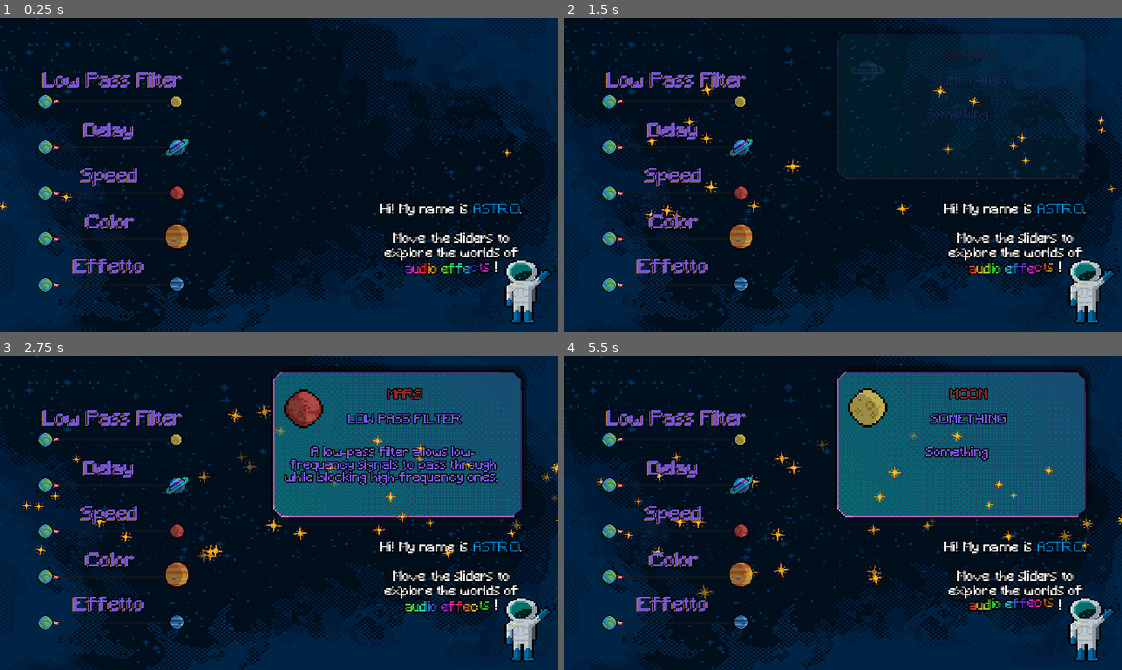
Above: before the commit, frames 1-4 (two rows, left to right).
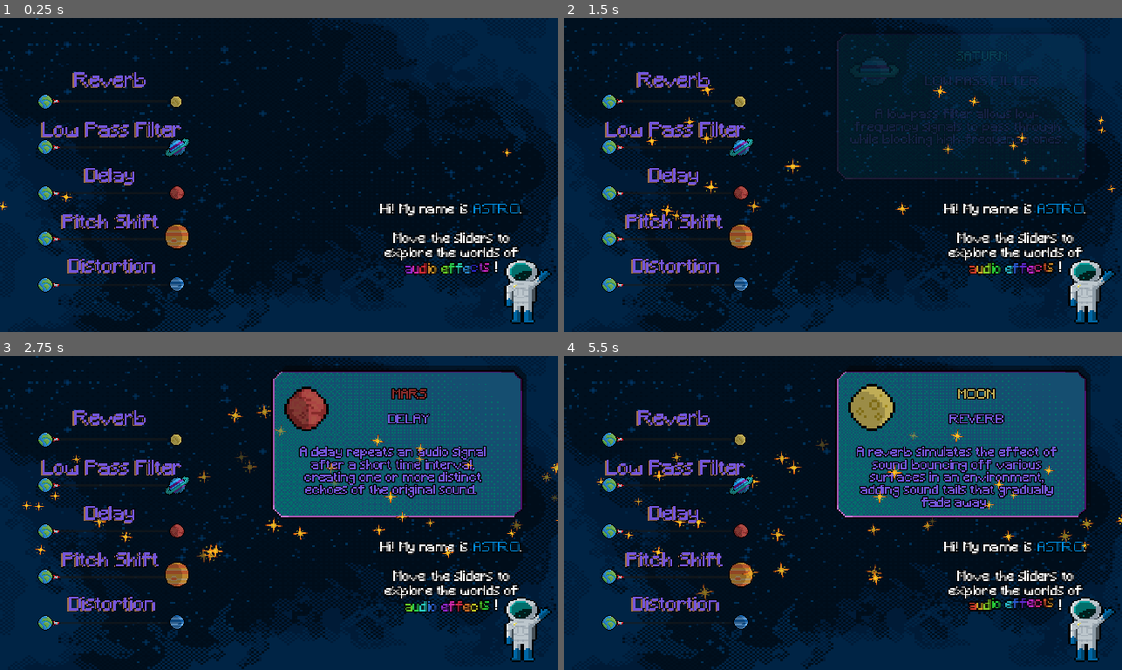
Above: after the commit, the same moments.

Repository: mengo1993/gianluandreeducationalgamejam
Game: Godot game, scene res://game.tscn
The game is run twice, just before and just after one commit, with the same random seed, the same clock (stepped at 60 frames per second) and the same inputs. Sound files missing from this copy of the repository are replaced by a short silence.
Inputs (mouse positions are in pixels of both pictures, inside the frame that each line leads up to):
- Up to frame 1 (0.25 s): no input
- Up to frame 2 (1.5 s): click (675, 77) at 0.5 s; click (675, 131) at 1.25 s
- Up to frame 3 (2.75 s): click (111, 516) at 2 s
- Up to frame 4 (5.5 s): click (675, 415) at 2.75 s; click (675, 469) at 3.5 s; click (675, 516) at 4.25 s; click (675, 415) at 5 s

The runs differ from the first frame. In frame 1, 3.0% of the frame differs, in the area x 7-33%, y 17-82%; in frame 2, 3.3%; in frame 3, 7.5%; in frame 4, 8.1%, in the area x 7-89%, y 8-82%.

Commit message:
pamplets  e nomi sistemati

Diff:
--- a/game.gd
+++ b/game.gd
@@ -266,19 +266,6 @@
 			# Clamp the value to ensure it stays within the valid range for the wet property
 			reverb_effect.wet = clampf(new_wet_value, min_reverb_wet, max_reverb_wet)
 
-func _on_description_1_mouse_entered() -> void:
-	var texture : Texture2D = preload("res://moon.png")
-
-	var plant_text = "[color=#872b2a]MOON"
-	var title_text = "[color=#7456da]SOMETHING"
-
-	# Use the variables
-	var title : String  = plant_text + "\n\n" + title_text
-
-
-	var description : String = "\n[color=#7456da]Something"
-	pamplets.focus(texture, title, description)
-
 func audio_pitchShift_value_changed(value: float) -> void:
 	var master_bus_idx = AudioServer.get_bus_index("Master")
 
@@ -305,60 +292,71 @@
 
 
 
+func _on_description_1_mouse_entered() -> void:
+	var texture : Texture2D = preload("res://moon.png")
+
+	var plant_text = "[color=#c0ad56]MOON"
+	var title_text = "[color=#7456da]REVERB"
+
+	# Use the variables
+	var title : String  = plant_text + "\n\n" + title_text
+
+
+	var description : String = "\n[color=#7456da]A reverb simulates the effect of sound bouncing off various surfaces in an environment, adding sound tails that gradually fade away. "
+	pamplets.focus(texture, title, description)
+
+
 
 func _on_descripiton_2_mouse_entered() -> void:
 	var texture : Texture2D = preload("res://jupiter.png")
 
-	var plant_text = "[color=#872b2a]SATURN"
-	var title_text = "[color=#7456da]SOMETHING"
+	var plant_text = "[color=#1fbdbb]SATURN"
+	var title_text = "[color=#7456da]LOW PASS FILTER"
 
 	# Use the variables
 	var title : String  = plant_text + "\n\n" + title_text
 
 
-	var description : String = "\n[color=#7456da]Something"
-	pamplets.focus(texture, title, description)
-
-
-
+	var description : String = "\n[color=#7456da]A low-pass filter allows low-frequency signals to pass through while blocking high-frequency ones."
+	pamplets.focus(texture, title, description)
 
 func _on_description_3_mouse_entered() -> void:
 	var texture : Texture2D = preload("res://mars.png")
 
 	var plant_text = "[color=#872b2a]MARS"
-	var title_text = "[color=#7456da]LOW PASS FILTER"
+	var title_text = "[color=#7456da]DELAY"
 
 	# Use the variables
 	var title : String = plant_text +"\n\n" + title_text
 
 
-	var description : String = "\n[color=#7456da]A low-pass filter allows low-frequency signals to pass through while blocking high-frequency ones. "
-	pamplets.focus(texture, title, description)
+	var description : String = "\n[color=#7456da]A delay repeats an audio signal after a short time interval, creating one or more distinct echoes of the original sound. "
+	pamplets.focus(texture, title, description)
+
 
 
 func _on_desciption_4_mouse_entered() -> void:
 	var texture : Texture2D = preload("res://saturn.png")
 
-	var plant_text = "[color=#872b2a]JUPITER"
-	var title_text = "[color=#7456da]SOMETHING"
+	var plant_text = "[color=#bc852f]JUPITER"
+	var title_text = "[color=#7456da]PITCH SHIFT"
 
 	# Use the variables
 	var title : String  = plant_text + "\n\n" + title_text
 
 
-	var description : String = "\n[color=#7456da]Something"
-	pamplets.focus(texture, title, description)
-
+	var description : String = "\n[color=#7456da]A pitch shift alters the perceived highness or lowness of a sound without changing its playback speed or duration."
+	pamplets.focus(texture, title, description)
 
 func _on_desciption_5_mouse_entered() -> void:
 	var texture : Texture2D = preload("res://neptune.png")
 
-	var plant_text = "[color=#872b2a]NEPTUNE"
-	var title_text = "[color=#7456da]SOMETHING"
+	var plant_text = "[color=#73b6f5]NEPTUNE"
+	var title_text = "[color=#7456da]DISTORTION"
 
 	# Use the variables
 	var title : String  = plant_text + "\n\n" + title_text
 
 
-	var description : String = "\n[color=#7456da]Something"
-	pamplets.focus(texture, title, description)
+	var description : String = "\n[color=#7456da]A distortion effect intentionally alters the waveform of an audio signal, typically resulting in a rough, harsh, or gritty sound by clipping its peaks."
+	pamplets.focus(texture, title, description)
--- a/game.tscn
+++ b/game.tscn
@@ -108,29 +108,28 @@
 texture_repeat = 1
 custom_minimum_size = Vector2(0, 70)
 layout_mode = 0
-offset_left = -233.24
+offset_left = -128.135
 offset_top = 18.015
-offset_right = 327.76
+offset_right = 432.865
 offset_bottom = 88.015
 theme = ExtResource("6_mfdv2")
 theme_override_font_sizes/normal_font_size = 66
 bbcode_enabled = true
-text = "[color=#9d6e4a]Low Pass Filter"
+text = "[color=#9d6e4a]Reverb"
 
 [node name="RichTextLabel" type="RichTextLabel" parent="Control/Container_V_ Effects/Reverb_Text"]
 texture_filter = 1
 texture_repeat = 1
 custom_minimum_size = Vector2(0, 70)
 layout_mode = 0
-offset_left = -228.228
+offset_left = -123.123
 offset_top = 15.015
-offset_right = 348.772
+offset_right = 453.877
 offset_bottom = 85.015
 theme = ExtResource("6_mfdv2")
 theme_override_font_sizes/normal_font_size = 66
 bbcode_enabled = true
-text = "[color=#7456da]Low Pass Filter
-"
+text = "[color=#7456da]Reverb"
 
 [node name="Description1" type="Button" parent="Control/Container_V_ Effects/Reverb_Text" groups=["pamplets_button"]]
 self_modulate = Color(1, 1, 1, 0)
@@ -156,28 +155,28 @@
 texture_repeat = 1
 custom_minimum_size = Vector2(0, 70)
 layout_mode = 0
-offset_left = -92.099
-offset_top = 33.03
-offset_right = 343.901
-offset_bottom = 103.03
-theme = ExtResource("6_mfdv2")
-theme_override_font_sizes/normal_font_size = 66
-bbcode_enabled = true
-text = "[color=#9d6e4a]Delay"
+offset_left = -236.937
+offset_top = 31.1862
+offset_right = 288.063
+offset_bottom = 101.186
+theme = ExtResource("6_mfdv2")
+theme_override_font_sizes/normal_font_size = 66
+bbcode_enabled = true
+text = "[color=#9d6e4a]Low Pass Filter"
 
 [node name="RichTextLabel" type="RichTextLabel" parent="Control/Container_V_ Effects/Delay_Text"]
 texture_filter = 1
 texture_repeat = 1
 custom_minimum_size = Vector2(0, 70)
 layout_mode = 0
-offset_left = -87.087
-offset_top = 30.1291
-offset_right = 348.913
-offset_bottom = 100.129
-theme = ExtResource("6_mfdv2")
-theme_override_font_sizes/normal_font_size = 66
-bbcode_enabled = true
-text = "[color=#7456da]Delay
+offset_left = -231.937
+offset_top = 28.1862
+offset_right = 291.063
+offset_bottom = 98.1862
+theme = ExtResource("6_mfdv2")
+theme_override_font_sizes/normal_font_size = 66
+bbcode_enabled = true
+text = "[color=#7456da]Low Pass Filter
 "
 
 [node name="Descripiton2" type="Button" parent="Control/Container_V_ Effects/Delay_Text" groups=["pamplets_button"]]
@@ -204,29 +203,28 @@
 texture_repeat = 1
 custom_minimum_size = Vector2(0, 70)
 layout_mode = 0
-offset_left = -101.108
+offset_left = -89.096
 offset_top = 30.027
-offset_right = 334.892
+offset_right = 346.904
 offset_bottom = 100.027
 theme = ExtResource("6_mfdv2")
 theme_override_font_sizes/normal_font_size = 66
 bbcode_enabled = true
-text = "[color=#9d6e4a]Speed"
+text = "[color=#9d6e4a]Delay"
 
 [node name="RichTextLabel" type="RichTextLabel" parent="Control/Container_V_ Effects/?_Text"]
 texture_filter = 1
 texture_repeat = 1
 custom_minimum_size = Vector2(0, 70)
 layout_mode = 0
-offset_left = -96.0961
+offset_left = -84.0841
 offset_top = 27.2253
-offset_right = 339.904
+offset_right = 351.916
 offset_bottom = 97.2253
 theme = ExtResource("6_mfdv2")
 theme_override_font_sizes/normal_font_size = 66
 bbcode_enabled = true
-text = "[color=#7456da]Speed
-"
+text = "[color=#7456da]Delay"
 
 [node name="Description3" type="Button" parent="Control/Container_V_ Effects/?_Text" groups=["pamplets_button"]]
 self_modulate = Color(1, 1, 1, 0)
@@ -252,28 +250,28 @@
 texture_repeat = 1
 custom_minimum_size = Vector2(0, 70)
 layout_mode = 0
-offset_left = -86.093
+offset_left = -167.174
 offset_top = 33.03
-offset_right = 349.907
+offset_right = 268.826
 offset_bottom = 103.03
 theme = ExtResource("6_mfdv2")
 theme_override_font_sizes/normal_font_size = 66
 bbcode_enabled = true
-text = "[color=#9d6e4a]Color"
+text = "[color=#9d6e4a]Pitch Shift"
 
 [node name="RichTextLabel" type="RichTextLabel" parent="Control/Container_V_ Effects/??_Text"]
 texture_filter = 1
 texture_repeat = 1
 custom_minimum_size = Vector2(0, 70)
 layout_mode = 0
-offset_left = -81.0811
+offset_left = -162.162
 offset_top = 30.3273
-offset_right = 354.919
+offset_right = 273.838
 offset_bottom = 100.327
 theme = ExtResource("6_mfdv2")
 theme_override_font_sizes/normal_font_size = 66
 bbcode_enabled = true
-text = "[color=#7456da]Color
+text = "[color=#7456da]Pitch Shift
 "
 
 [node name="Desciption4" type="Button" parent="Control/Container_V_ Effects/??_Text" groups=["pamplets_button"]]
@@ -300,28 +298,28 @@
 texture_repeat = 1
 custom_minimum_size = Vector2(0, 70)
 layout_mode = 0
-offset_left = -128.135
+offset_left = -146.153
 offset_top = 27.0241
-offset_right = 307.865
+offset_right = 289.847
 offset_bottom = 97.0241
 theme = ExtResource("6_mfdv2")
 theme_override_font_sizes/normal_font_size = 66
 bbcode_enabled = true
-text = "[color=#9d6e4a]Effetto"
+text = "[color=#9d6e4a]Distortion"
 
 [node name="RichTextLabel" type="RichTextLabel" parent="Control/Container_V_ Effects/??_Text2"]
 texture_filter = 1
 texture_repeat = 1
 custom_minimum_size = Vector2(0, 70)
 layout_mode = 0
-offset_left = -123.123
+offset_left = -141.141
 offset_top = 24.3214
-offset_right = 312.877
+offset_right = 294.859
 offset_bottom = 94.3214
 theme = ExtResource("6_mfdv2")
 theme_override_font_sizes/normal_font_size = 66
 bbcode_enabled = true
-text = "[color=#7456da]Effetto
+text = "[color=#7456da]Distortion
 "
 
 [node name="Desciption5" type="Button" parent="Control/Container_V_ Effects/??_Text2" groups=["pamplets_button"]]
--- a/pamplets.tscn
+++ b/pamplets.tscn
@@ -49,6 +49,7 @@
 size_flags_horizontal = 0
 size_flags_stretch_ratio = 0.0
 texture = ExtResource("2_t6lhf")
+expand_mode = 3
 stretch_mode = 5
 
 [node name="RichTextLabel" type="RichTextLabel" parent="TextureRect/VBoxContainer/HBoxContainer"]
Not shown: 1 places in Slider_theme.tres that only renumber resources
Not shown: 1 places in game.tscn that only renumber resources
Not shown: 1 places in pamplets.tscn that only renumber resources
